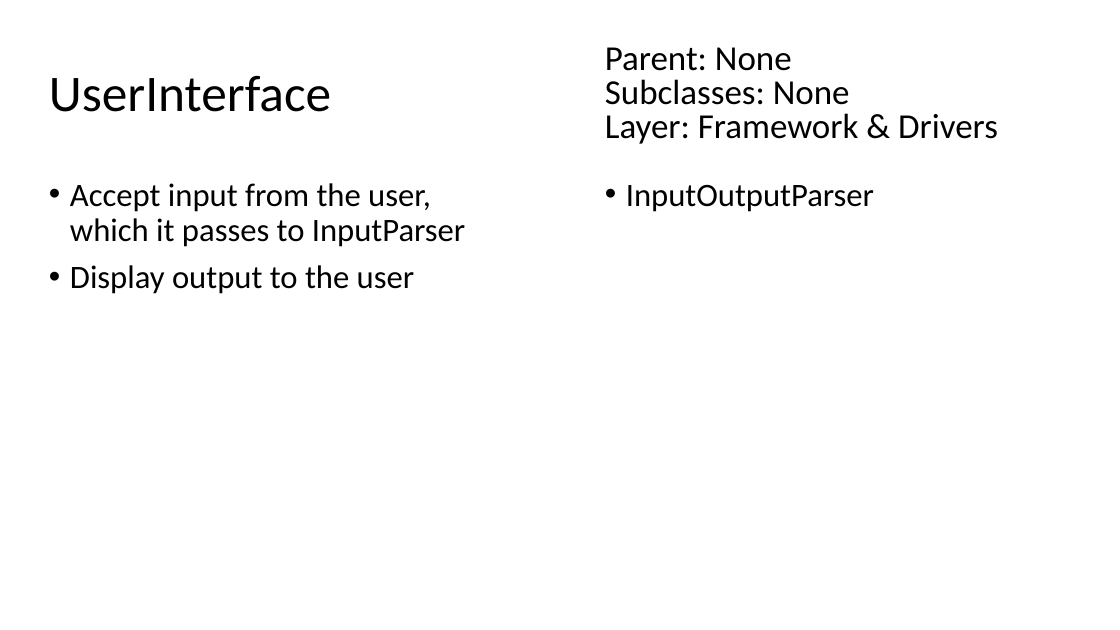
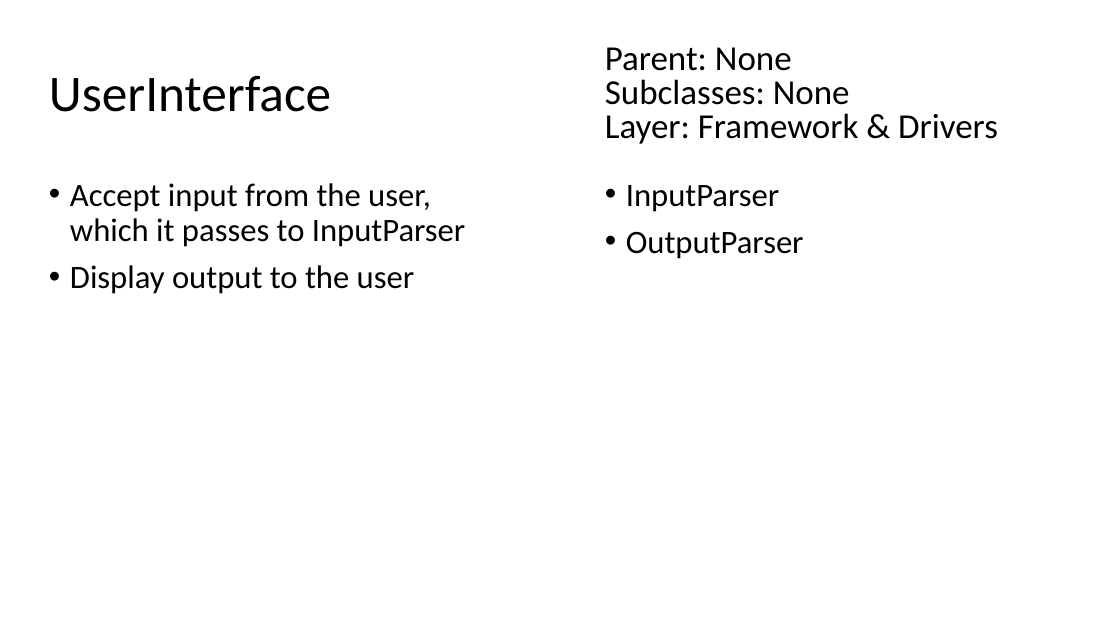
Before and after one commit to CSC207-UofT/course-project-sports-agents, a slide deck: slide 1 of IsaiahCRC.pptx. Drawn at 1120x630 pixels with LibreOffice and Linux fonts; fonts in the diff are those of the drawing. Boxes give left, top, right and bottom in pixels: in the first picture for what was removed or moved away, otherwise in the second. Text is boxed around its words. In the diff, an @@ line names an element or a change of style, - is before the commit and + after.

```diff
--- a/IsaiahCRC.pptx
+++ b/IsaiahCRC.pptx
@@ text at [626, 185, 804, 259]: text changed @@
-• InputOutputParser
+• InputParser
+• OutputParser
```
Also in this commit, not shown: 9 other slides changed, 5 slides added.
